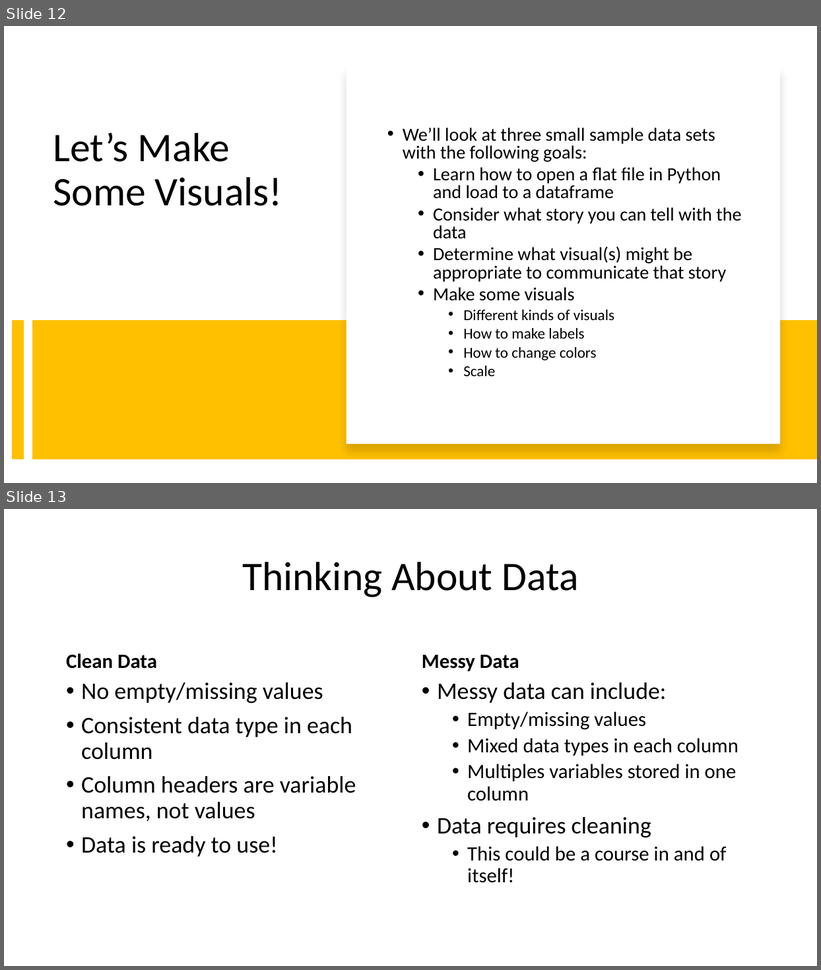
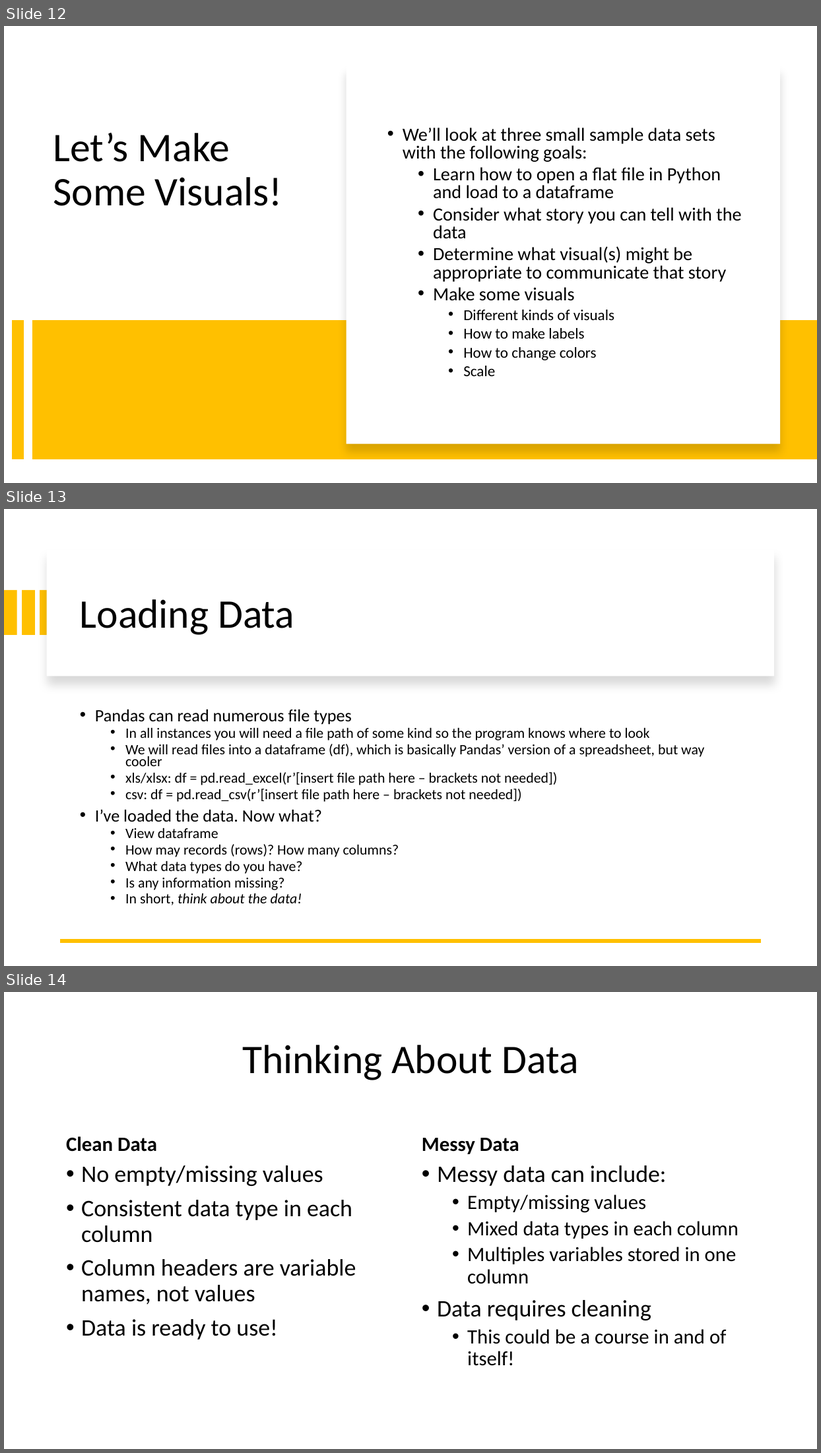
Before and after one commit to likeawednesday/TechCamp_DataViz, a slide deck: DVUP.pptx. Shown one above the other, each under a label of ours: slides 12 and 13 before the commit, slides 12, 13 and 14 after it. The pictures are 821x970 and 821x1453 pixels, drawn with LibreOffice and Linux fonts; fonts in the diff are those of the drawing. Boxes give left, top, right and bottom in pixels: in the first picture for what was removed or moved away, otherwise in the second. Text is boxed around its words. In the diff, an @@ line names an element or a change of style, - is before the commit and + after.

```diff
--- a/DVUP.pptx
+++ b/DVUP.pptx
@@ slide 13 added at (4, 509, 817, 966), background #FFFFFF @@
@@ rectangle added at (47, 550, 774, 676), fill #FFFFFF @@
@@ rectangle added at (4, 590, 17, 635), fill #FFC000 @@
@@ rectangle added at (22, 590, 34, 635), fill #FFC000 @@
@@ rectangle added at (40, 590, 53, 635), fill #FFC000 @@
@@ title added at (80, 599, 294, 635), 48 pt, text #000000 @@
+Loading Data
@@ text added at (95, 709, 704, 906), 17 pt, text #000000 @@
+• Pandas can read numerous file types
+  • In all instances you will need a file path of some kind so the program knows where to look
+  • We will read files into a dataframe (df), which is basically Pandas’ version of a spreadsheet, but way cooler
+  • xls/xlsx: df = pd.read_excel(r’[insert file path here – brackets not needed])
+  • csv: df = pd.read_csv(r’[insert file path here – brackets not needed])
+• I’ve loaded the data. Now what?
+  • View dataframe
+  • How may records (rows)? How many columns?
+  • What data types do you have?
+  • Is any information missing?
+  • In short, think about the data!
@@ line added from (762, 941) to (60, 941), #FFC000 4.5 pt @@
@@ what was slide 13 is now slide 14 @@
```
Also in this commit, not shown: 1 slide changed, 1 other file.
